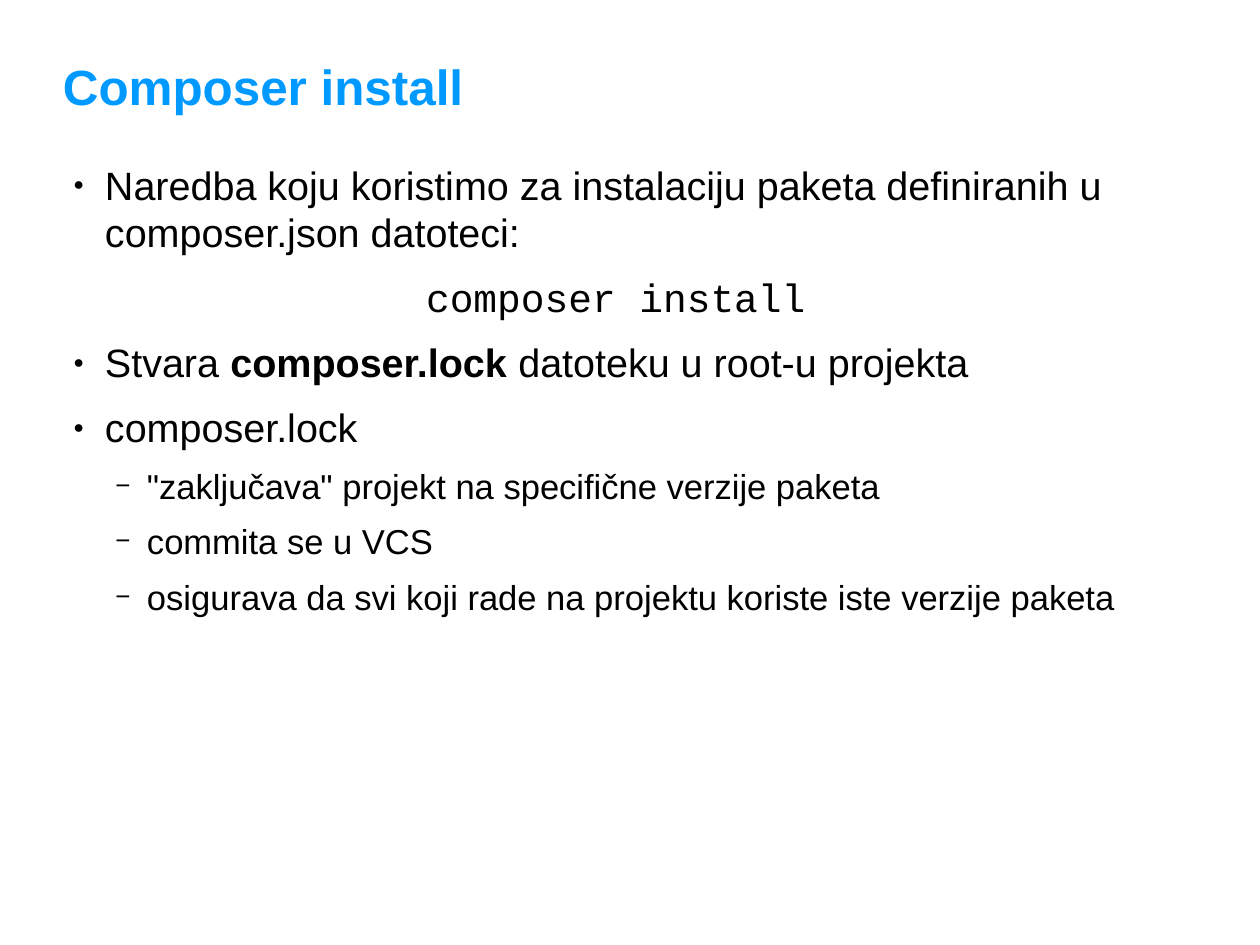
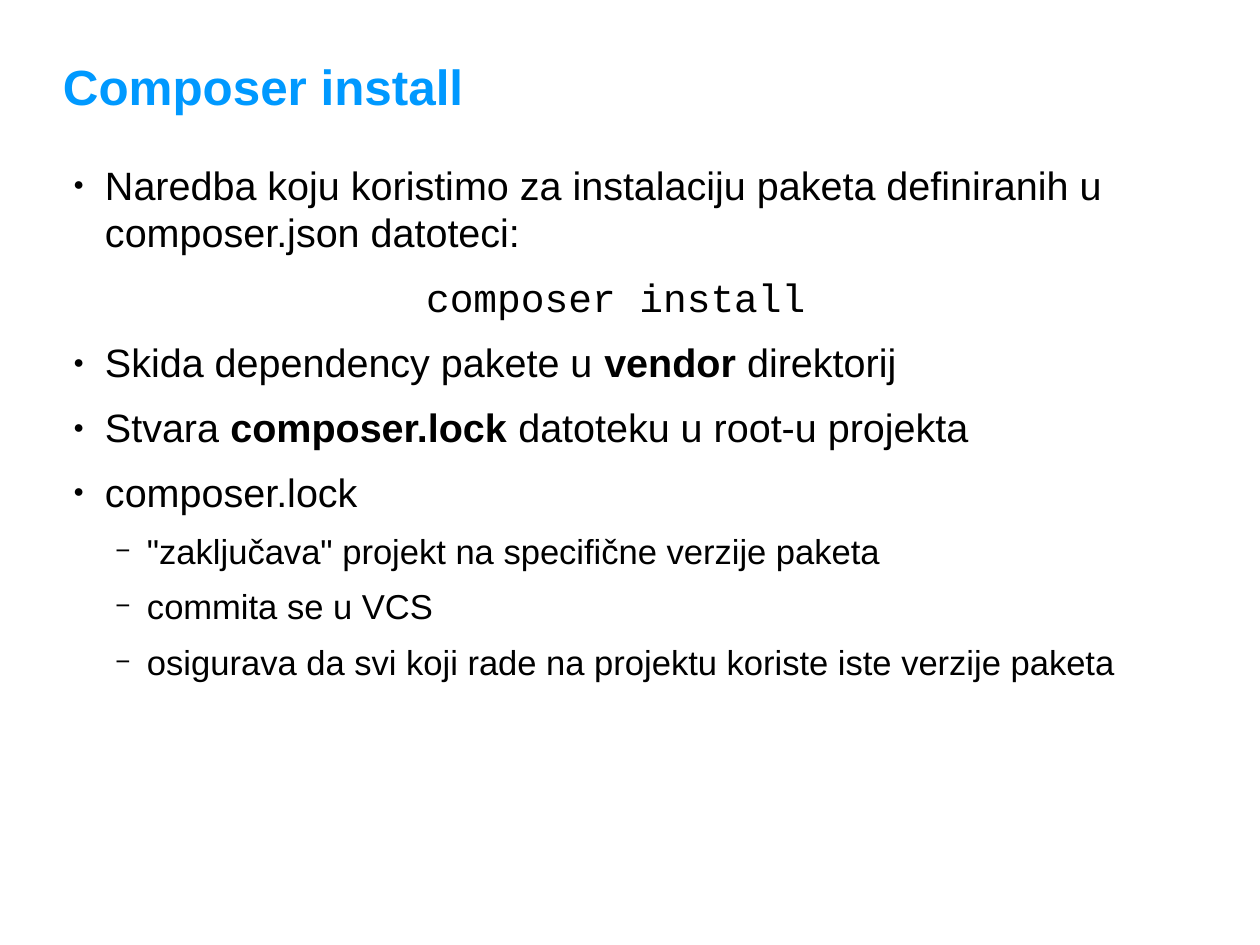
Before and after one commit to adriatichr/php-academy, a slide deck: slide 11 of predavanja/15 Composer i PHP Autoloading.odp. Drawn at 1260x945 pixels with LibreOffice and Linux fonts; fonts in the diff are those of the drawing; background and template pictures are left out. Boxes give left, top, right and bottom in pixels: in the first picture for what was removed or moved away, otherwise in the second. Text is boxed around its words. In the diff, an @@ line names an element or a change of style, - is before the commit and + after.

Commit message:
sitne ispravke u predavanju o composeru

```diff
--- a/predavanja/15 Composer i PHP Autoloading.odp
+++ b/predavanja/15 Composer i PHP Autoloading.odp
@@ text at <box>105,348,896,385</box>: paragraph added @@
+● Skida dependency pakete u vendor direktorij
```
Also in this commit, not shown: 3 other slides changed, 1 slide removed.
